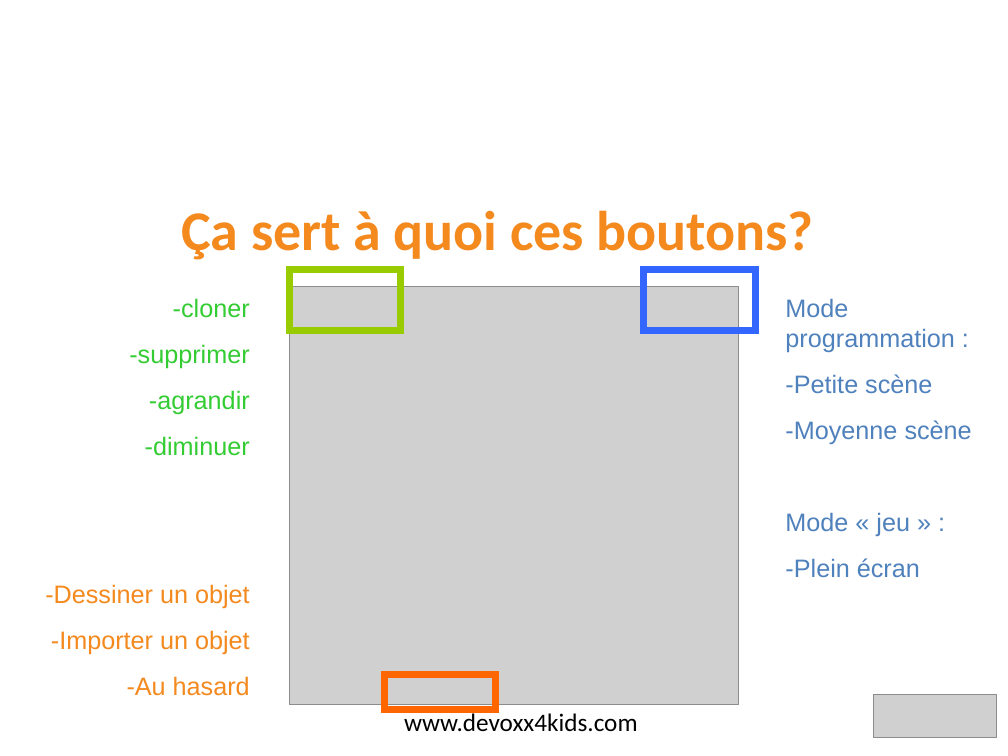
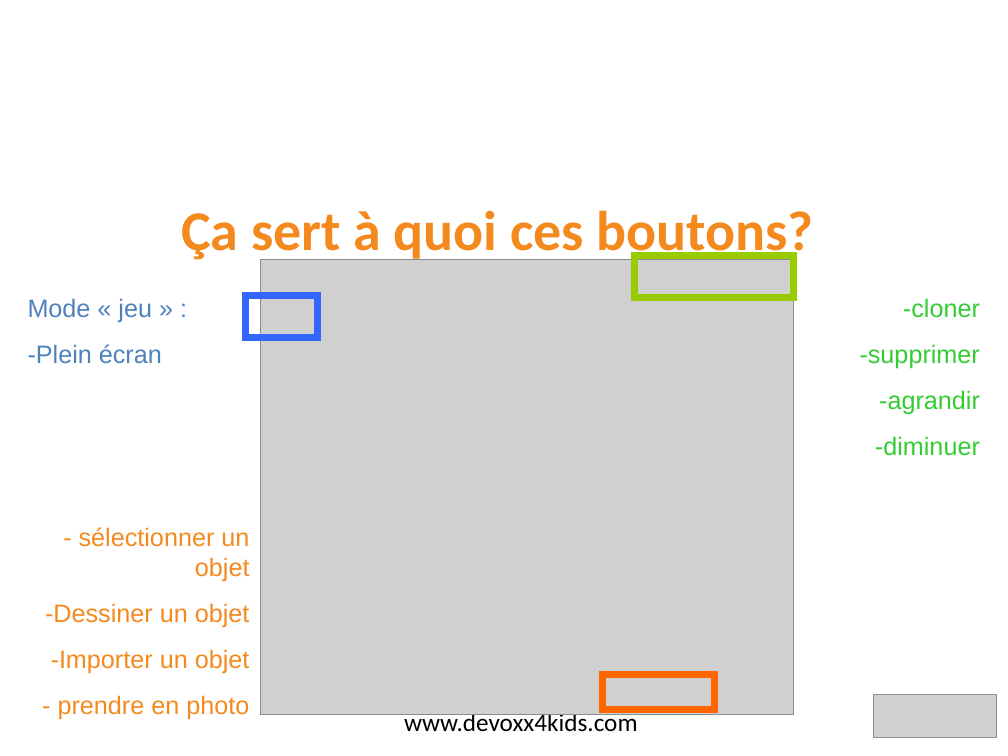
Before and after one commit to devoxx4kids/materials, a slide deck: slide 7 of workshops/scratch/fr/D4K-BE-2013-Scratch-Intro-FR.odp. Drawn at 1008x756 pixels with LibreOffice and Linux fonts; fonts in the diff are those of the drawing; grey boxes stand for pictures; background and template pictures are left out. Boxes give left, top, right and bottom in pixels: in the first picture for what was removed or moved away, otherwise in the second. Text is boxed around its words. In the diff, an @@ line names an element or a change of style, - is before the commit and + after.

Commit message:
Update Scratch intro with Scratch 2.0 screenshots [FR]
The UI changed a bit, so I've updated the screenshots

```diff
--- a/workshops/scratch/fr/D4K-BE-2013-Scratch-Intro-FR.odp
+++ b/workshops/scratch/fr/D4K-BE-2013-Scratch-Intro-FR.odp
@@ picture: place and size @@
-picture at [289, 287, 739, 705]
+picture at [260, 259, 793, 714]
@@ rectangle: place and size @@
-rectangle at [644, 269, 756, 331]
+rectangle at [635, 256, 793, 298]
@@ rectangle at [635, 256, 793, 298]: outline #3366FF 4.99 pt to #99CC00 4.99 pt @@
@@ text added at [28, 298, 162, 364], 18 pt, text #4F81BD @@
+Mode « jeu » :
+-Plein écran
@@ rectangle: place and size @@
-rectangle at [289, 269, 401, 331]
+rectangle at [246, 295, 318, 338]
@@ rectangle at [246, 295, 318, 338]: outline #99CC00 4.99 pt to #3366FF 4.99 pt @@
@@ text removed at [785, 298, 972, 578] @@
-Mode programmation :
--Petite scène
--Moyenne scène
-Mode « jeu » :
--Plein écran
@@ text "-cloner": place and size @@
-text "-cloner" at [129, 298, 250, 456]
+text "-cloner" at [860, 298, 980, 456]
@@ text "- sélectionner un objet": place and size @@
-text "- sélectionner un objet" at [45, 584, 250, 696]
+text "- sélectionner un objet" at [45, 527, 250, 720]
@@ text at [79, 527, 250, 582]: paragraph added @@
+- sélectionner un objet
@@ rectangle: place and size @@
-rectangle at [384, 674, 496, 710]
+rectangle at [603, 674, 715, 710]
@@ text at [58, 695, 249, 720]: text changed @@
--Au hasard
+- prendre en photo
```
Also in this commit, not shown: 8 other slides changed.
